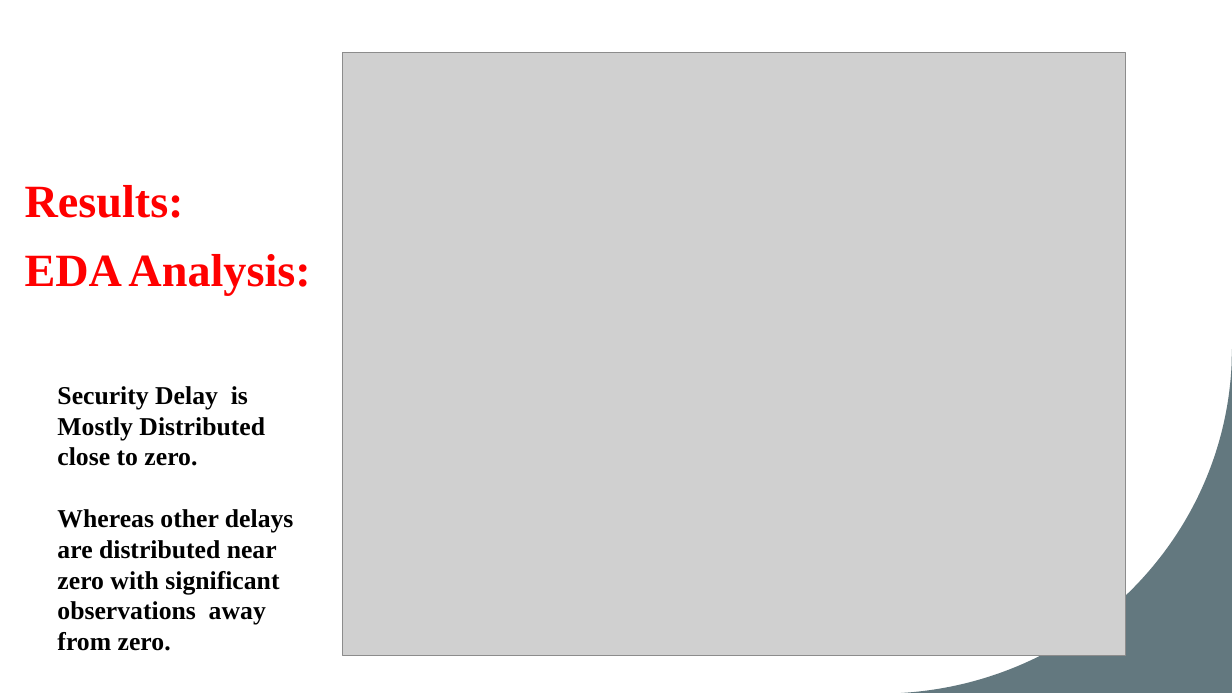
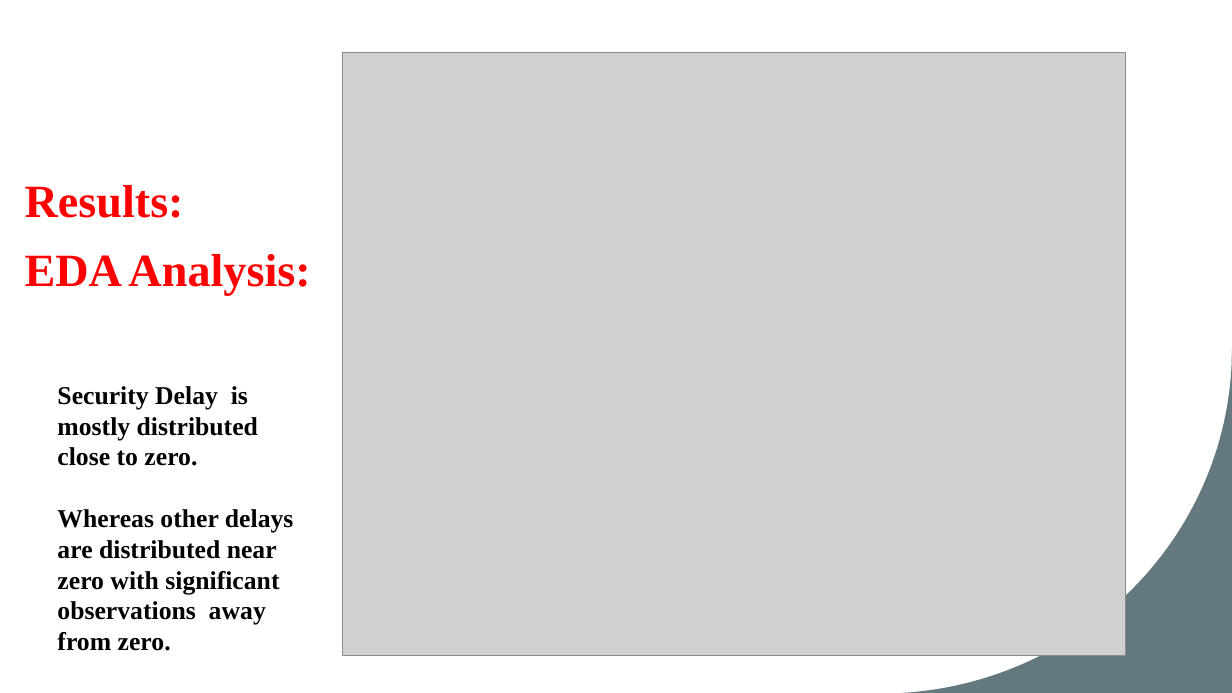
Before and after one commit to vinay-polanki/ATC_R_Project, a slide deck: slide 9 of Atc & Visualisation.pptx. Drawn at 1232x693 pixels with LibreOffice and Linux fonts; fonts in the diff are those of the drawing; grey boxes stand for pictures. Boxes give left, top, right and bottom in pixels: in the first picture for what was removed or moved away, otherwise in the second. Text is boxed around its words. In the diff, an @@ line names an element or a change of style, - is before the commit and + after.

```diff
--- a/Atc & Visualisation.pptx
+++ b/Atc & Visualisation.pptx
@@ text at (57,386,258,466): text changed @@
-Security Delay is Mostly Distributed close to zero.
+Security Delay is mostly distributed close to zero.
```
Also in this commit, not shown: 7 other slides changed.
